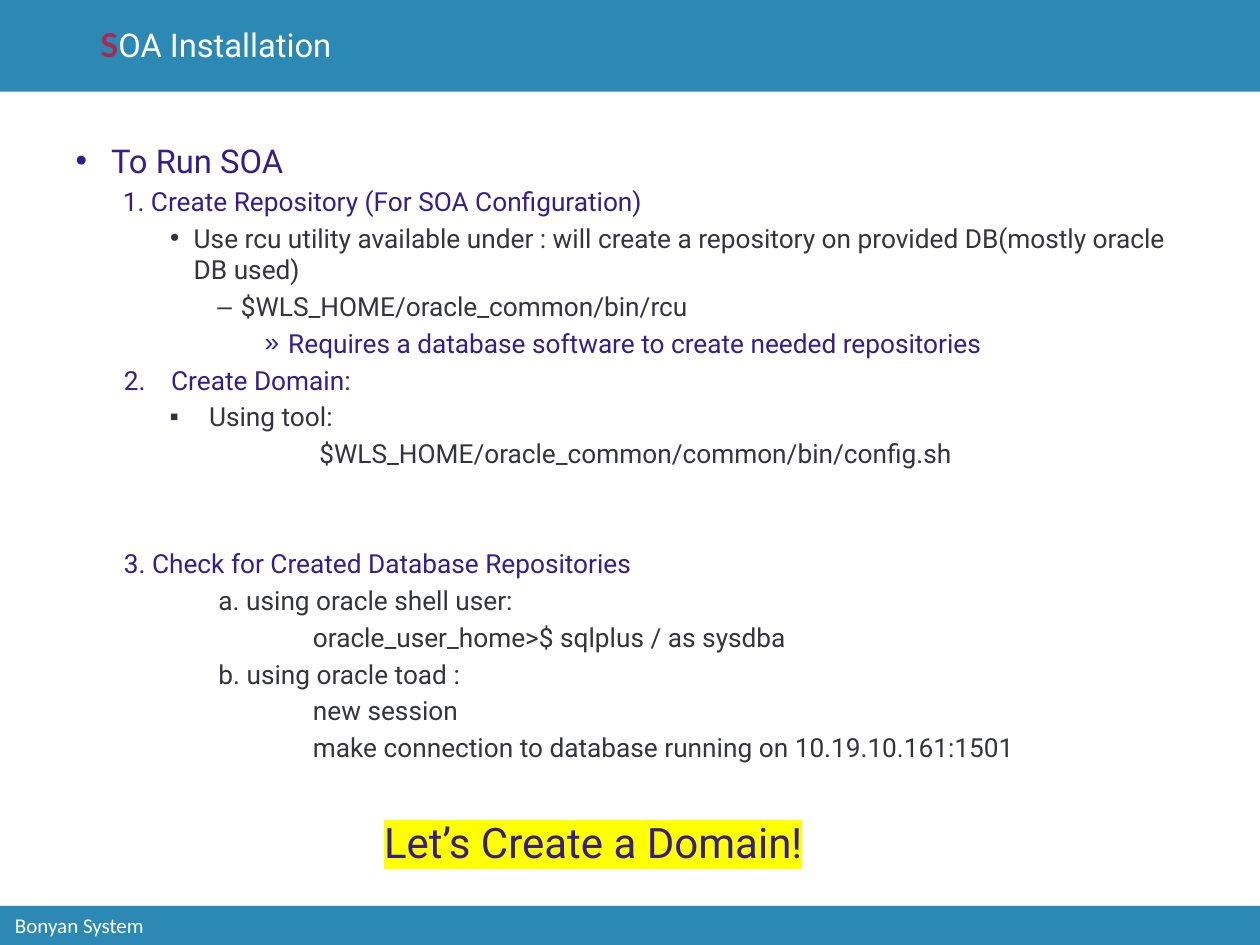
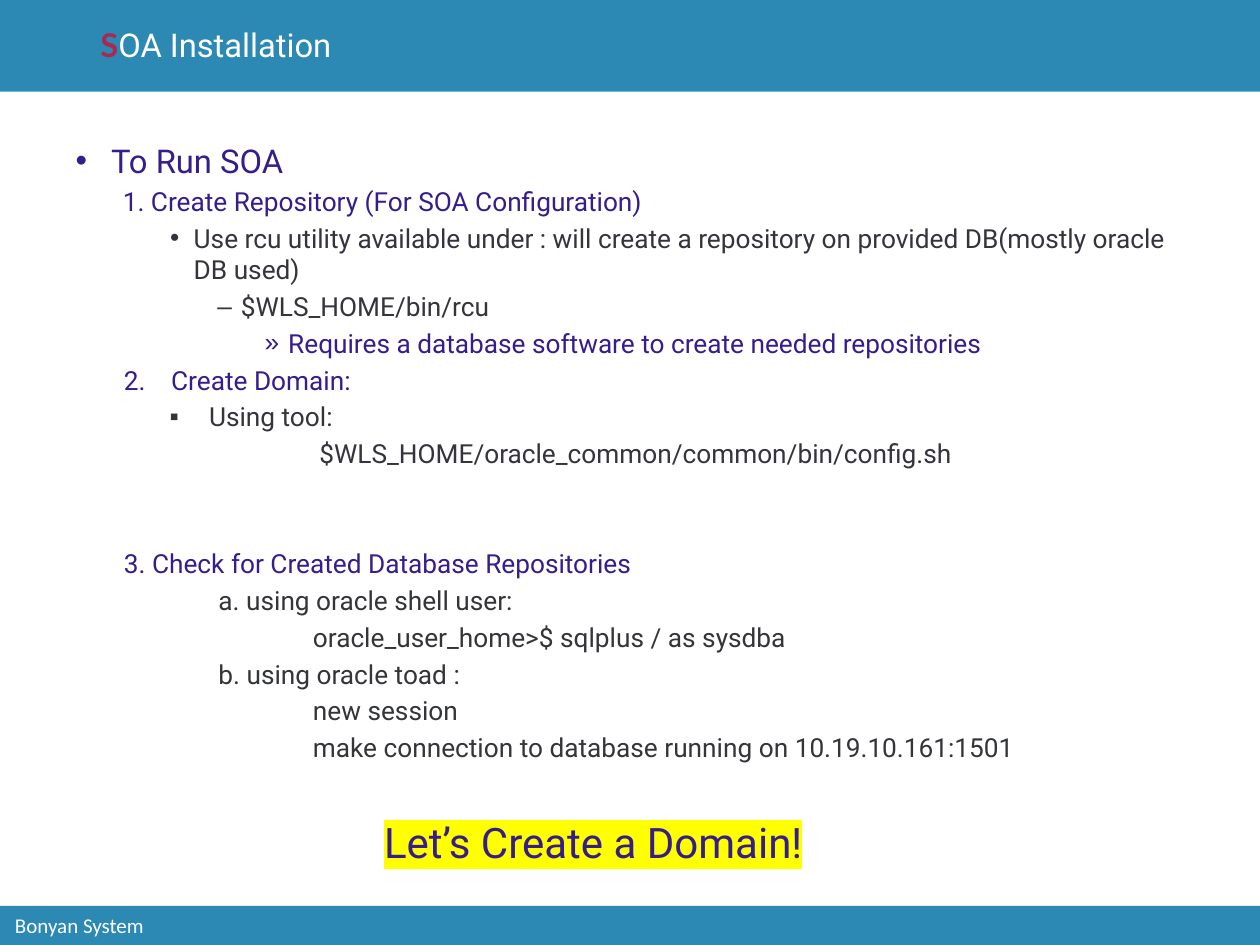
Before and after one commit to catcry/soaTraining, a slide deck: slide 18 of Presentation/soaTrainingPresentation.pptx. Drawn at 1260x945 pixels with LibreOffice and Linux fonts; fonts in the diff are those of the drawing; background and template pictures are left out. Boxes give left, top, right and bottom in pixels: in the first picture for what was removed or moved away, otherwise in the second. Text is boxed around its words. In the diff, an @@ line names an element or a change of style, - is before the commit and + after.

```diff
--- a/Presentation/soaTrainingPresentation.pptx
+++ b/Presentation/soaTrainingPresentation.pptx
@@ text at (241, 294, 489, 319): text changed @@
-      – $WLS_HOME/oracle_common/bin/rcu
+      – $WLS_HOME/bin/rcu
```
Also in this commit, not shown: 3 other slides changed, 1 slide added.
